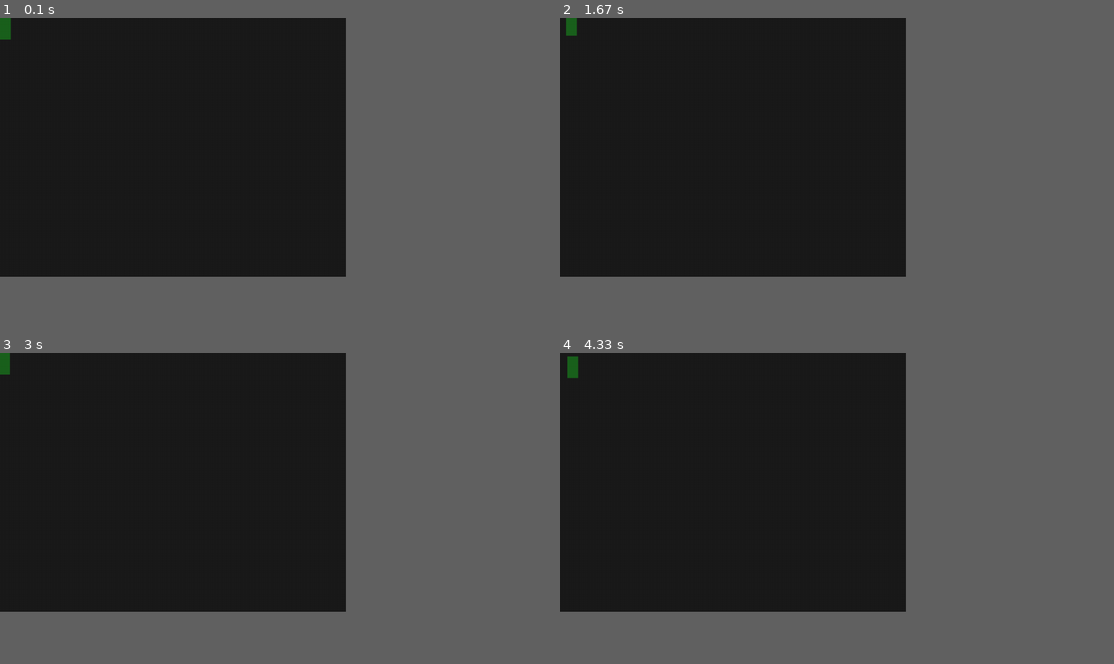
Above: before the commit, frames 1-4 (two rows, left to right).
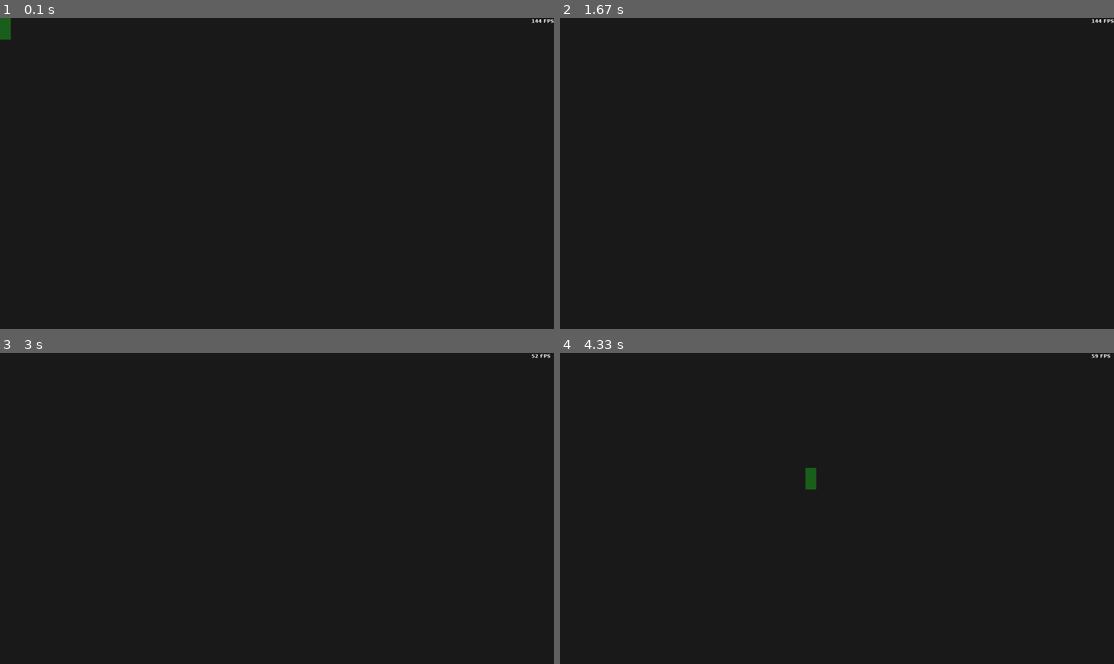
Above: after the commit, the same moments.

Repository: CSnackerman/pygame_starter
Game: pygame game, started from main.py
Same seed, same stepped clock (60 frames per second), same inputs: the game is played once before the commit and once after it.
Inputs:
- Up to frame 1 (0.1 s): no input
- Up to frame 2 (1.67 s): hold Right 0.33-0.8 s; hold Up 0.83-1.13 s
- Up to frame 3 (3 s): hold Left 1.67-2.2 s; hold Down 2.23-2.53 s
- Up to frame 4 (4.33 s): hold Right 3.4-4.03 s; hold Down from 4.07 s (still down)
The window is 562x421 before the commit and 900x506 after it. Grey fills any space a smaller window leaves; there, only what the larger window draws over its background counts as a difference.

The runs differ from the first frame. In frame 1, less than 0.1% of the frame differs, in the area x 96-100%, y 0-2%; in frame 2, 0.1%; in frame 3, 0.1%; in frame 4, 0.3%, in the area x 1-100%, y 0-44%.

Commit message:
added frame counter

Diff:
--- a/main.py
+++ b/main.py
@@ -8,29 +8,17 @@
 # --- Globals ---
 
 RUNNING = 1
+MAX_SPEED = 1000
 
 
 # --- Configuration ---
 
-WINDOW_FLAGS = DOUBLEBUF
-WIDTH = 800
-HEIGHT = 600
+WINDOW_FLAGS = 0
+WINDOW_FLAGS = FULLSCREEN | HWSURFACE | NOFRAME | DOUBLEBUF
+WIDTH = 1280
+HEIGHT = 720
 RESOLUTION = (WIDTH, HEIGHT)
-FPS_LIMIT = 144
 FILL_COLOR = Color (27, 27, 27)
-
-
-# --- Functions ---
-
-def handle_events():
-
-    global RUNNING
-
-    for event in pygame.event.get():
-
-        if event.type == pygame.QUIT:
-            RUNNING = 0
-
 
 
 # --- Setup ---
@@ -38,7 +26,11 @@
 pygame.init()
 window = pygame.display.set_mode(RESOLUTION, WINDOW_FLAGS)
 pygame.display.set_caption("Plat")
-fps = pygame.time.Clock()
+clock = pygame.time.Clock()
+fps_list = []
+
+
+# --- Game Objects ---
 
 player_width = 25
 player_height = 50
@@ -46,40 +38,82 @@
 player_color = Color (27, 97, 29)
 player_x = 0
 player_y = 0
-player_speed = 0.5
+player_position = Vector2 ( [0, 0] ) # TODO fix diagonal movement speedup
+player_velocity = Vector2 ( [0, 0] ) # TODO
+
+
+bold, antialias = True, True
+fps_font = pygame.font.SysFont ('Verdana', 11, bold)
+fps_text_surface = fps_font.render ('144 FPS', antialias, (255, 255, 255, 100))
+fps_text_position_x = WIDTH - fps_text_surface.get_rect().width
 
 
 # --- Run ---
 
 while (RUNNING):
 
-    # events
-    handle_events()
+    # time & framerate
+    pygame.time.wait(1)
+    clock.tick()
+    dt = clock.get_time() / 1000.0    # delta time (sec)
+    fps = int (clock.get_fps())
+    fps_list.append (fps)
 
+    # quit event
+    for event in pygame.event.get():
+
+        if event.type == pygame.QUIT:
+            RUNNING = 0
+            break
+
+    # keyboard events
     pressed_keys = pygame.key.get_pressed()
+
     if pressed_keys [K_UP]:
-        player_y -= player_speed
+        player_y -= MAX_SPEED * dt
 
     if pressed_keys[K_DOWN]:
-        player_y += player_speed
+        player_y += MAX_SPEED * dt
 
     if pressed_keys [K_LEFT]:
-        player_x -= player_speed
+        player_x -= MAX_SPEED * dt
 
     if pressed_keys [K_RIGHT]:
-        player_x += player_speed
+        player_x += MAX_SPEED * dt
 
-    # update
-    player_rect.update(player_x, player_y, player_width, player_height)
+    if pressed_keys [K_ESCAPE]:
+        RUNNING = 0
+        break
+
+    # display average frame rate every 100 frames
+    fps_list_length = len (fps_list)
+
+    if ( fps_list_length >= 100 ):
+
+        total = 0
+        for f in fps_list:
+            total += f
+
+        avg_fps = int (total / fps_list_length)
+
+        pygame.display.set_caption ("Plat - " + str (avg_fps) + " fps" )
+        fps_list.clear()
+
+        fps_text_surface = fps_font.render (str (avg_fps) + ' FPS', True, (255, 255, 255))
+
+    # move the player rect
+    player_rect.update (player_x, player_y, player_width, player_height)
 
     # clear
     window.fill (FILL_COLOR)
 
-    # render
-    pygame.draw.rect(window, player_color, player_rect)
+    # render game objects
+    pygame.draw.rect (window, player_color, player_rect)
+
+    window.blit ( fps_text_surface, (fps_text_position_x, 0) )
 
     # swap the framebuffer
-    pygame.display.update()
+    pygame.display.flip()
 
 
 # --- Exit ---
